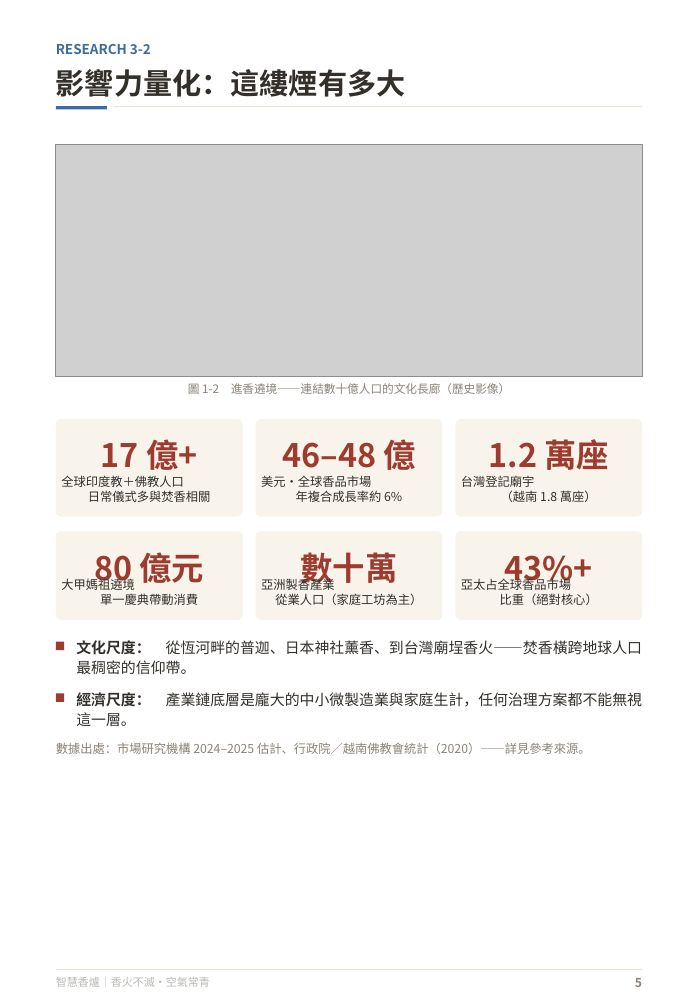
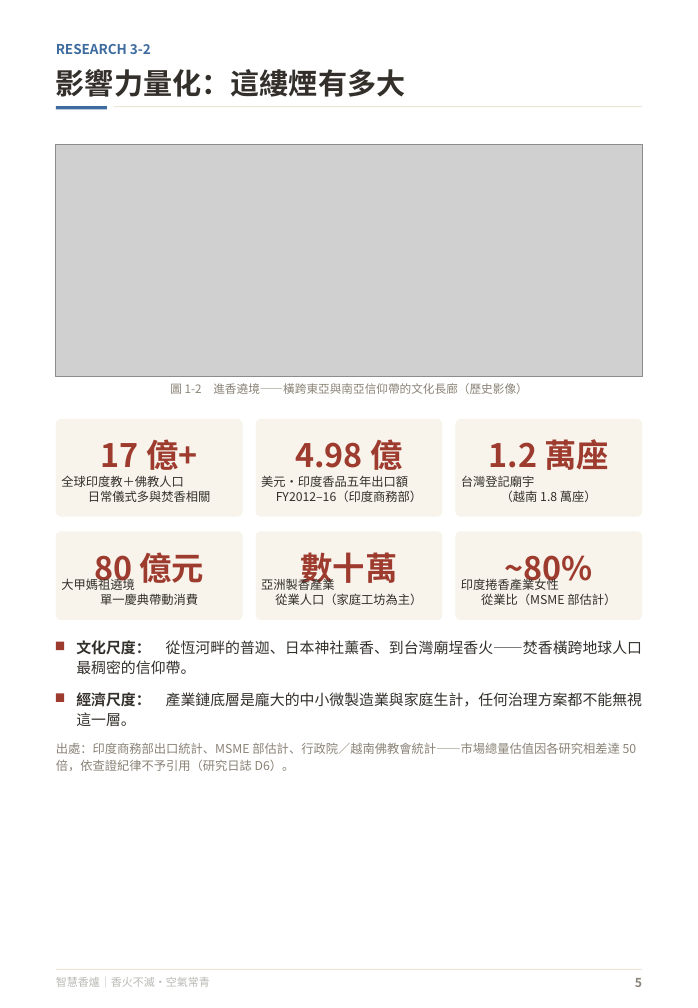
Before and after one commit to feihong9487/WRO2026, a slide deck: slide 6 of 簡報/未來新創家＿高中職組_v3.pptx. Drawn at 698x1008 pixels with LibreOffice and Linux fonts; fonts in the diff are those of the drawing; grey boxes stand for pictures. Boxes give left, top, right and bottom in pixels: in the first picture for what was removed or moved away, otherwise in the second. Text is boxed around its words. In the diff, an @@ line names an element or a change of style, - is before the commit and + after.

```diff
--- a/簡報/未來新創家＿高中職組_v3.pptx
+++ b/簡報/未來新創家＿高中職組_v3.pptx
@@ text at <box>170,383,527,394</box>: text changed @@
-圖 1-2 進香遶境——連結數十億人口的文化長廊（歷史影像）
+圖 1-2 進香遶境——橫跨東亞與南亞信仰帶的文化長廊（歷史影像）
@@ text at <box>295,439,402,476</box>: text changed @@
-46–48 億
+4.98 億
@@ text at <box>261,475,422,502</box>: text changed @@
-美元・全球香品市場
-年複合成長率約 6%
+美元・印度香品五年出口額
+FY2012–16（印度商務部）
@@ text at <box>505,555,593,589</box>: text changed @@
-43%+
+~80%
@@ text at <box>461,576,616,605</box>: text changed @@
-亞太占全球香品市場
-比重（絕對核心）
+印度捲香產業女性
+從業比（MSME 部估計）
@@ text at <box>56,743,637,771</box>: text changed @@
-數據出處：市場研究機構 2024–2025 估計、行政院／越南佛教會統計（2020）——詳見參考來源。
+出處：印度商務部出口統計、MSME 部估計、行政院／越南佛教會統計——市場總量估值因各研究相差達 50 倍，依查證紀律不予引用（研究日誌 D6）。
```
Also in this commit, not shown: 4 other slides changed, 9 other files.
